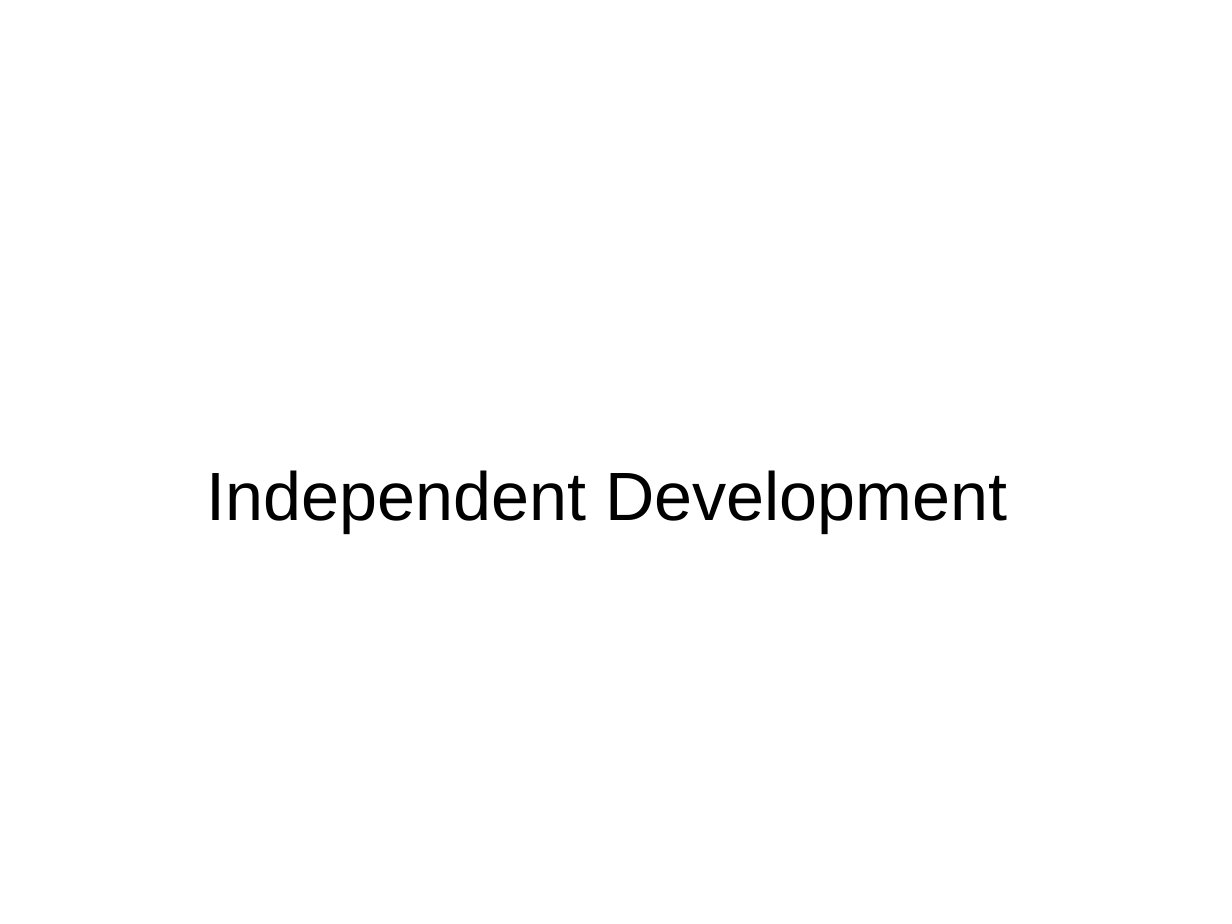
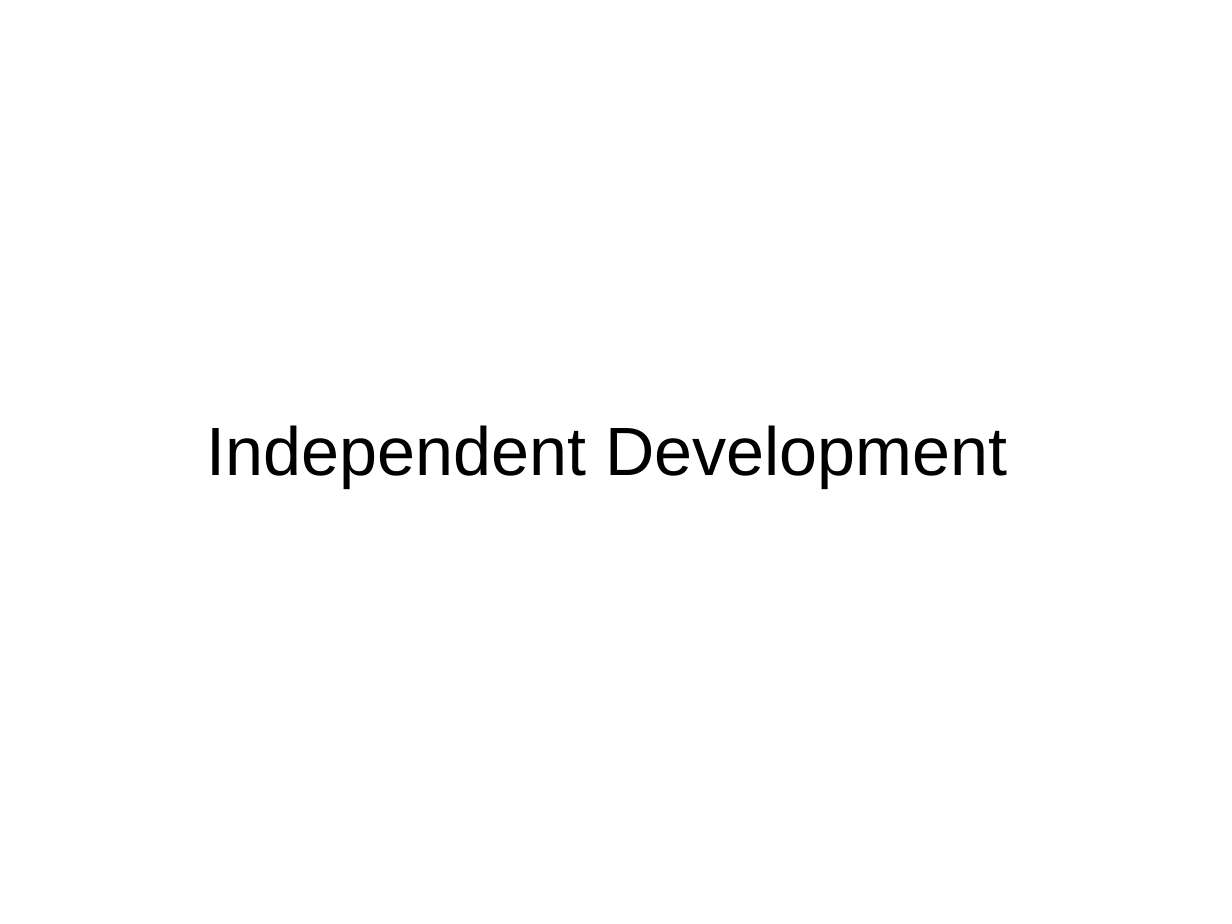
Before and after one commit to bobpaulin/whats-my-modularity, a slide deck: slide 13 of presentation/WhatsMyModularity.odp (slide 15 before the commit). Drawn at 1232x924 pixels with LibreOffice and Linux fonts; fonts in the diff are those of the drawing. Boxes give left, top, right and bottom in pixels: in the first picture for what was removed or moved away, otherwise in the second. Text is boxed around its words. In the diff, an @@ line names an element or a change of style, - is before the commit and + after.

```diff
--- a/presentation/WhatsMyModularity.odp
+++ b/presentation/WhatsMyModularity.odp
@@ title "Independent Development" moved from (x1=207, y1=470, x2=1007, y2=532) to (x1=207, y1=425, x2=1007, y2=488) @@
```
Also in this commit, not shown: 9 other slides changed, 8 slides added, 1 slide removed.
